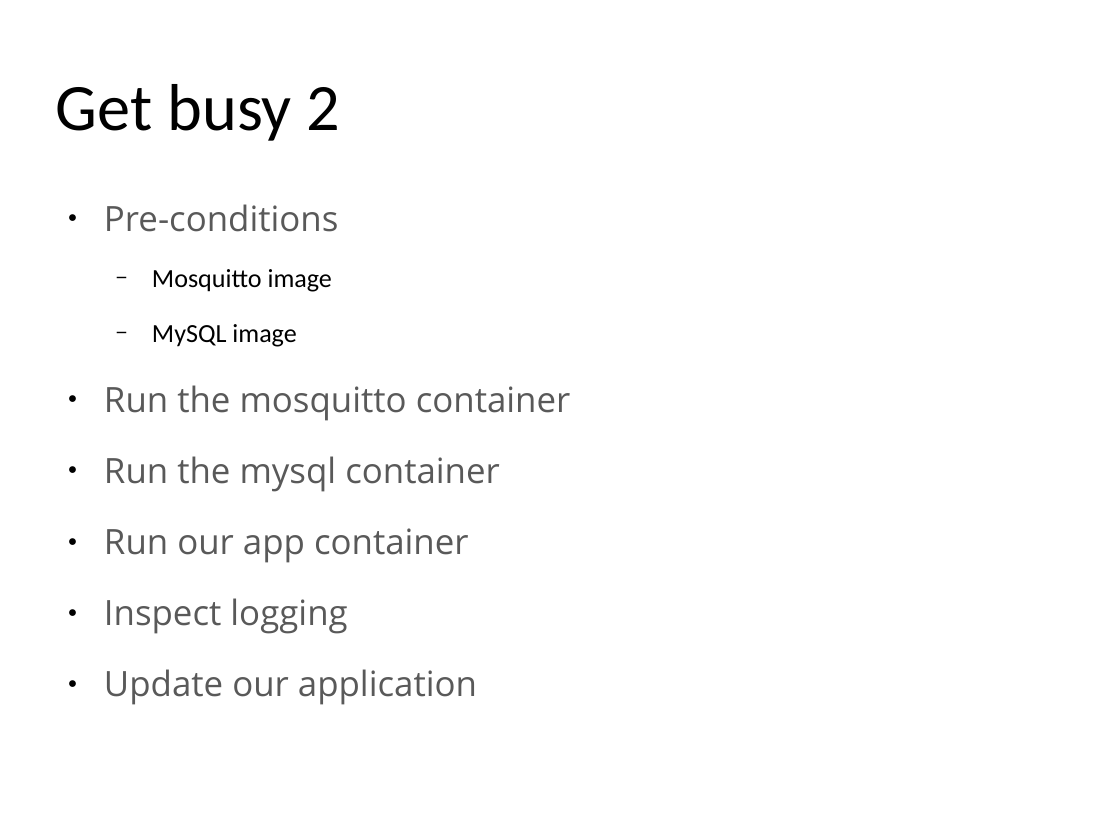
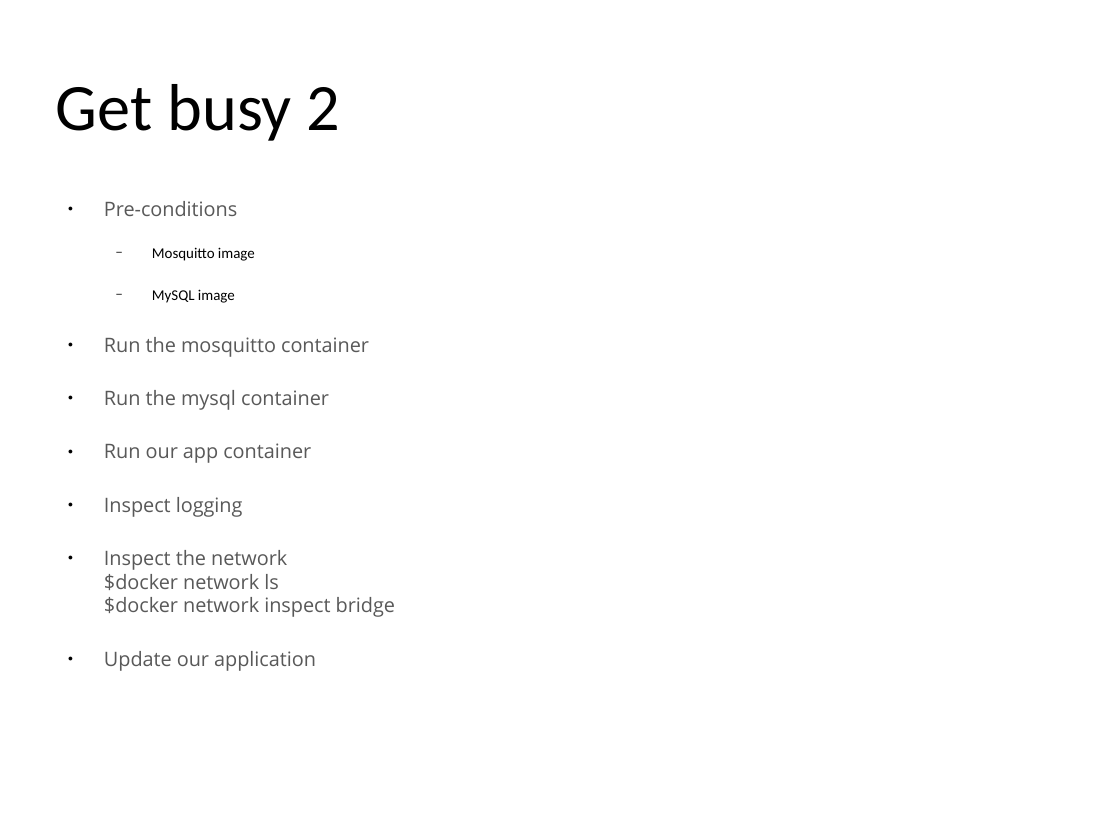
Before and after one commit to yeronimuz/gossip, a slide deck: slide 35 of presentation/docker_for_java_v1.0.odp (slide 19 before the commit). Drawn at 1120x840 pixels with LibreOffice and Linux fonts; fonts in the diff are those of the drawing; background and template pictures are left out. Boxes give left, top, right and bottom in pixels: in the first picture for what was removed or moved away, otherwise in the second. Text is boxed around its words. In the diff, an @@ line names an element or a change of style, - is before the commit and + after.

```diff
--- a/presentation/docker_for_java_v1.0.odp
+++ b/presentation/docker_for_java_v1.0.odp
@@ text at [104,201,369,671]: size 24.7 to 14.1 pt in "Pre-conditions", "Run the mosquitto container", "Run the mysql container", "Run our app container" and 2 more places; size 18.5 to 10.6 pt in "Mosquitto image", "MySQL image" @@
@@ text at [104,550,395,617]: paragraph added @@
+● Inspect the network
+  $docker network ls
+  $docker network inspect bridge
```
Also in this commit, not shown: 4 other slides changed, 18 slides added.
